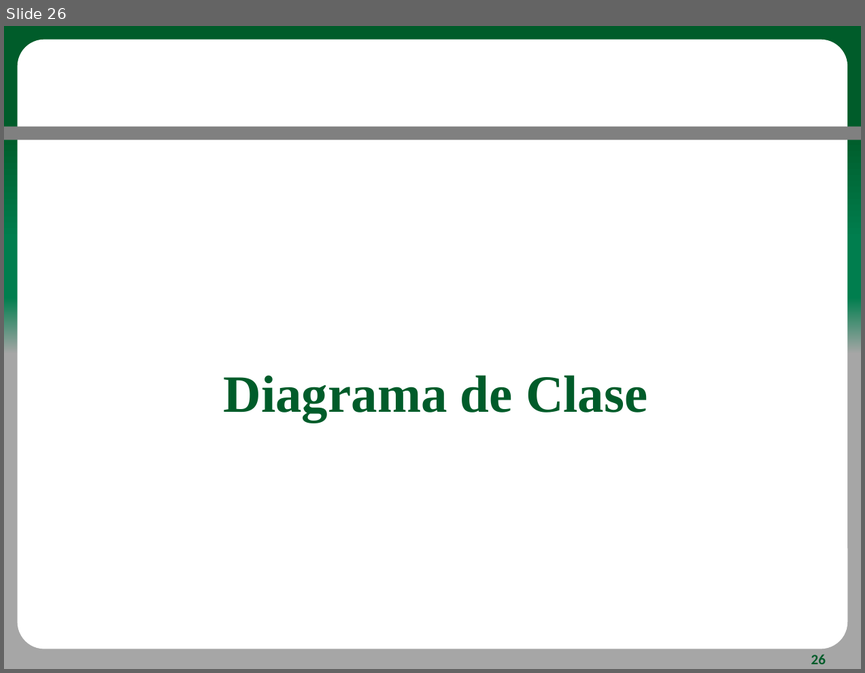
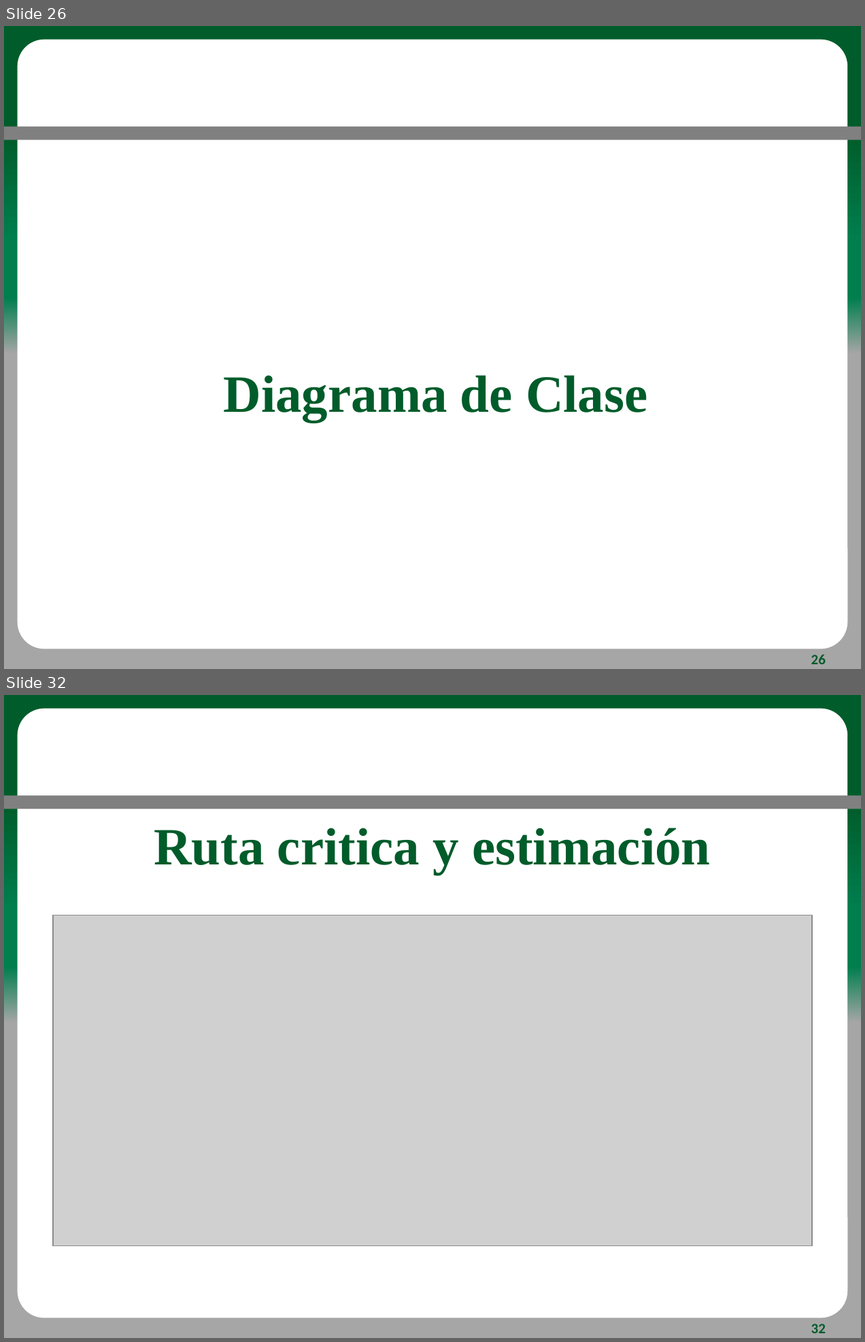
Before and after one commit to JDavidHR/Integrador, a slide deck: Documentos/Proyecto/Power_Point_Requerimientos.pptx. Shown one above the other, each under a label of ours: slide 26 before the commit, slides 26 and 32 after it; the slides between them are not shown. The pictures are 865x673 and 865x1342 pixels, drawn with LibreOffice and Linux fonts; fonts in the diff are those of the drawing; grey boxes stand for pictures; background and template pictures are left out. Boxes give left, top, right and bottom in pixels: in the first picture for what was removed or moved away, otherwise in the second. Text is boxed around its words. In the diff, an @@ line names an element or a change of style, - is before the commit and + after.

```diff
--- a/Documentos/Proyecto/Power_Point_Requerimientos.pptx
+++ b/Documentos/Proyecto/Power_Point_Requerimientos.pptx
@@ slide 32 added at (4,695,861,1338), background #FFFFFF; not listed: 10 template elements that a slide beside it also shows @@
@@ title added at (154,828,711,875), 44 pt, text #005C2A, bold @@
+Ruta critica y estimación
@@ picture added at (53,915,812,1246) @@
@@ page number added at (811,1323,825,1333), 12 pt, text #005C2A, bold @@
+32
```
Also in this commit, not shown: 11 slides changed, 5 other slides added, 4 slides removed.
